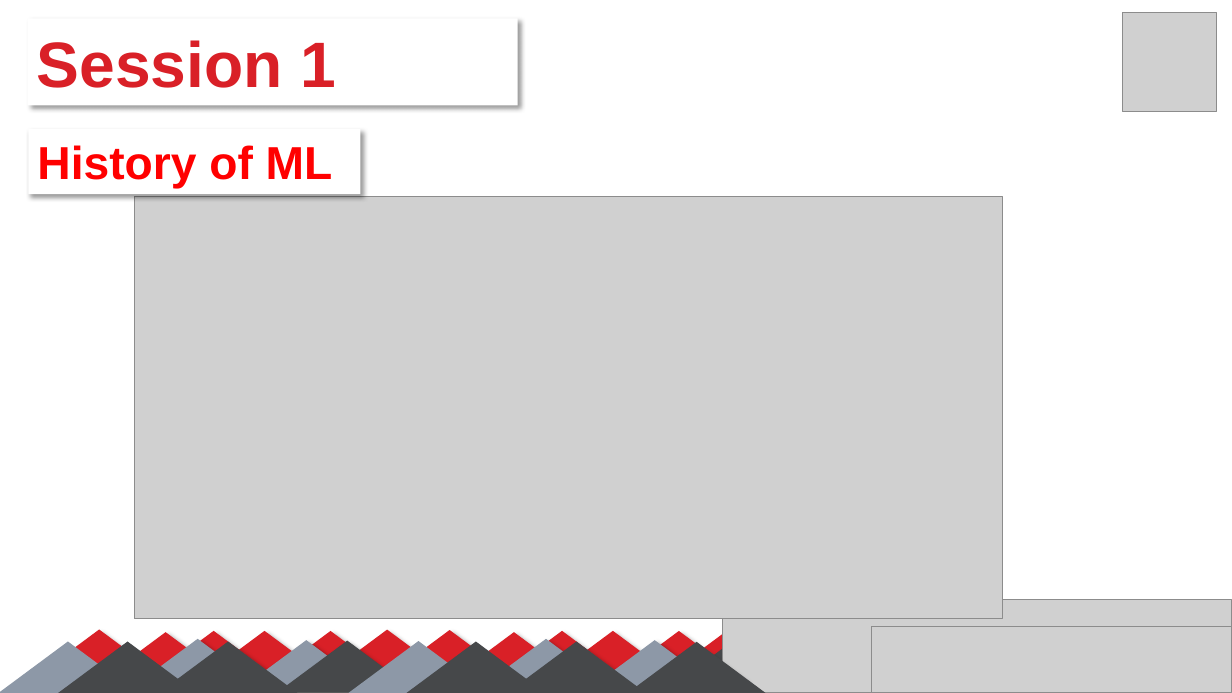
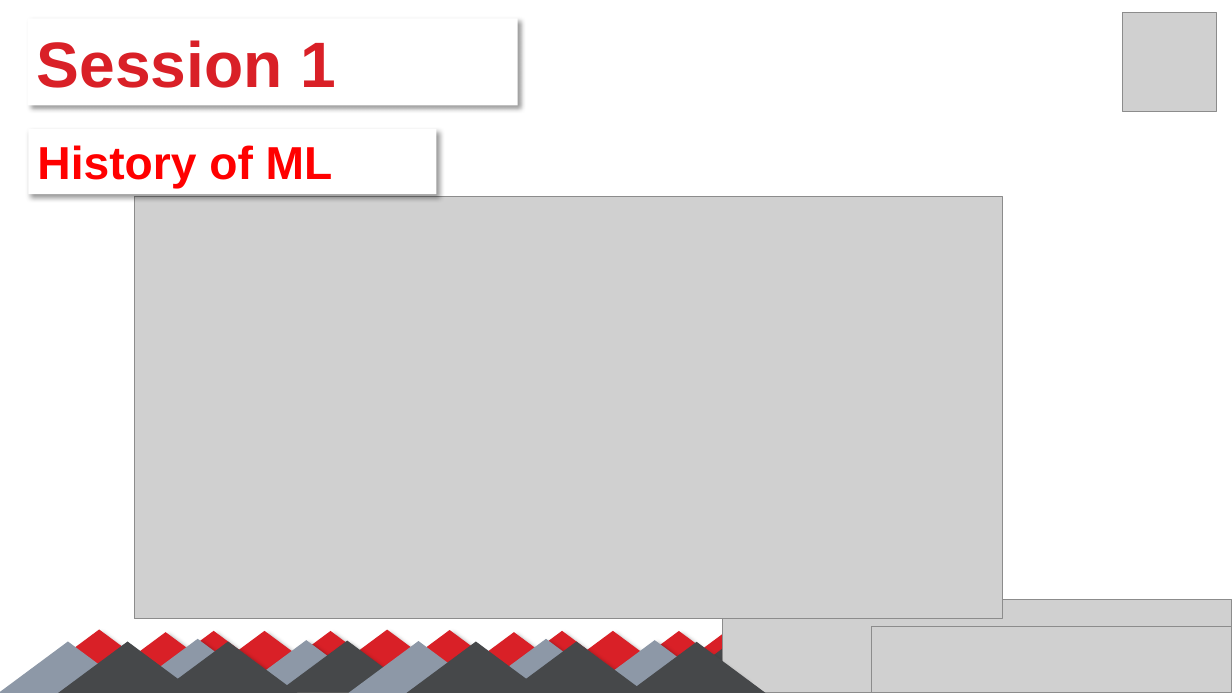
Before and after one commit to SalmaGira/machine-learning-workshop-Kvector, a slide deck: slide 7 of Sessions/Session 1/Session_01.pptx. Drawn at 1232x693 pixels with LibreOffice and Linux fonts; fonts in the diff are those of the drawing; grey boxes stand for pictures. Boxes give left, top, right and bottom in pixels: in the first picture for what was removed or moved away, otherwise in the second. Text is boxed around its words. In the diff, an @@ line names an element or a change of style, - is before the commit and + after.

```diff
--- a/Sessions/Session 1/Session_01.pptx
+++ b/Sessions/Session 1/Session_01.pptx
@@ rectangle "History of ML": place and size @@
-rectangle "History of ML" at [29,129,360,195]
+rectangle "History of ML" at [29,129,437,195]
```
Also in this commit, not shown: 10 other slides changed.
